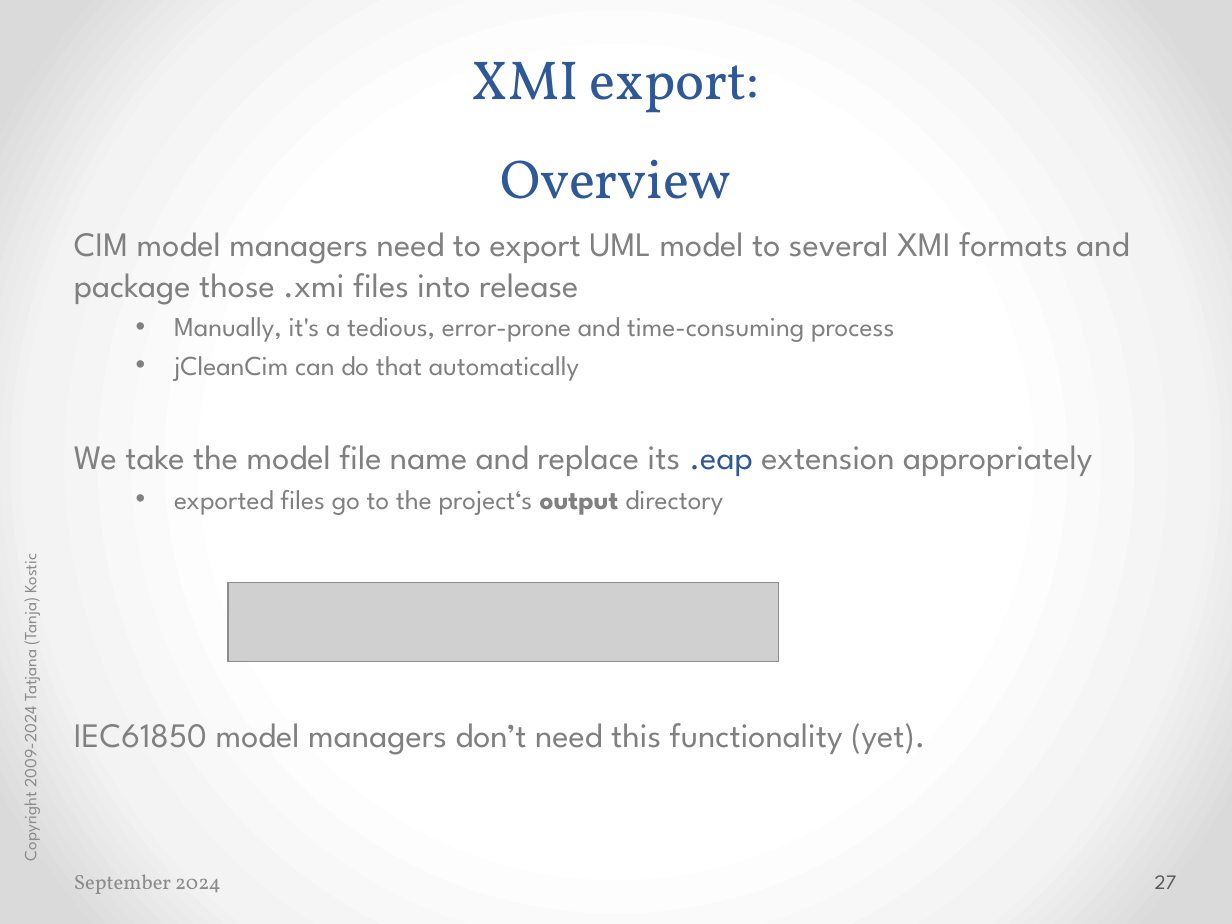
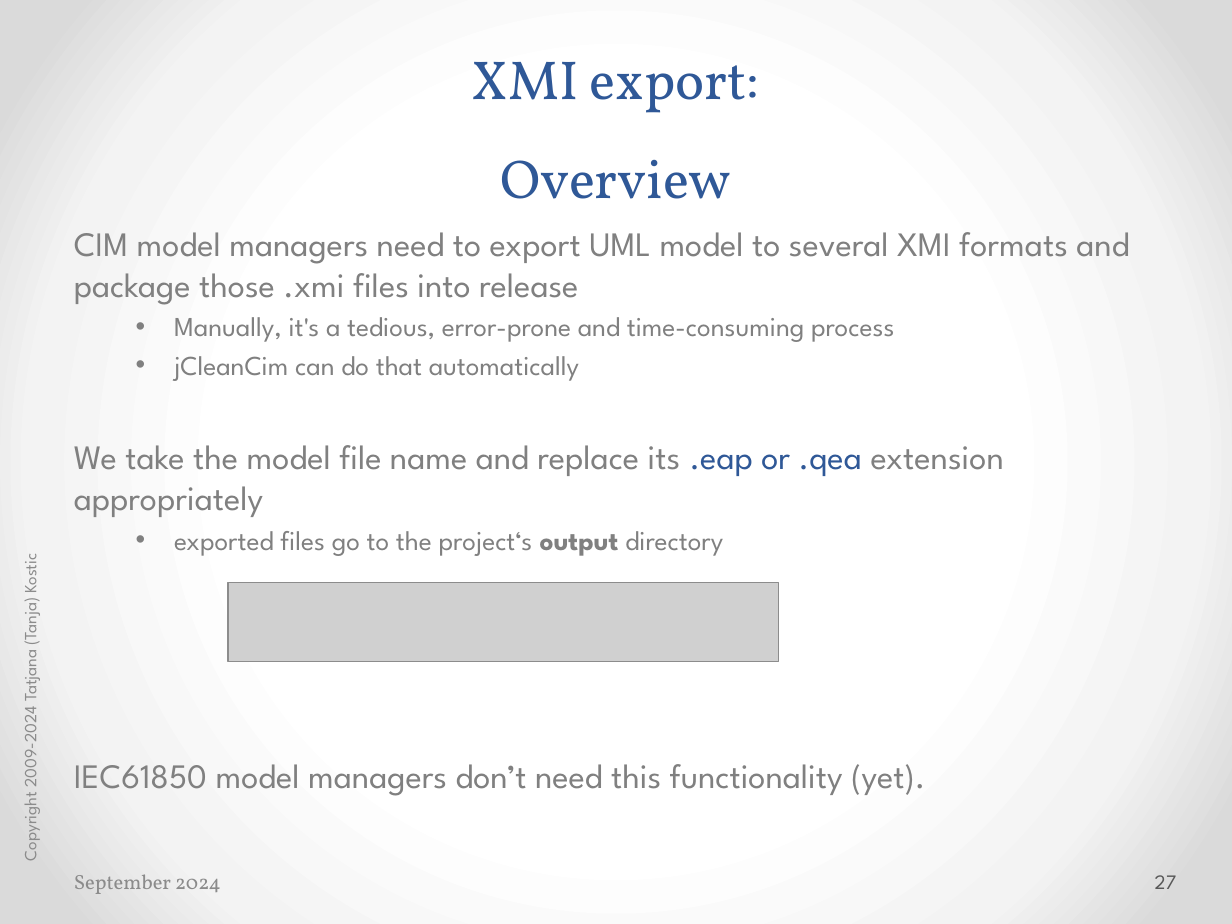
Before and after one commit to cimug-org/jCleanCim, a slide deck: slide 27 of doc/jCleanCimIntro.pptx. Drawn at 1232x924 pixels with LibreOffice and Linux fonts; fonts in the diff are those of the drawing; grey boxes stand for pictures. Boxes give left, top, right and bottom in pixels: in the first picture for what was removed or moved away, otherwise in the second. Text is boxed around its words. In the diff, an @@ line names an element or a change of style, - is before the commit and + after.

```diff
--- a/doc/jCleanCimIntro.pptx
+++ b/doc/jCleanCimIntro.pptx
@@ text at (x1=74, y1=445, x2=1004, y2=517): text changed @@
-We take the model file name and replace its .eap extension appropriately
+We take the model file name and replace its .eap or .qea extension appropriately
```
Also in this commit, not shown: 5 other slides changed, 1 other file.
